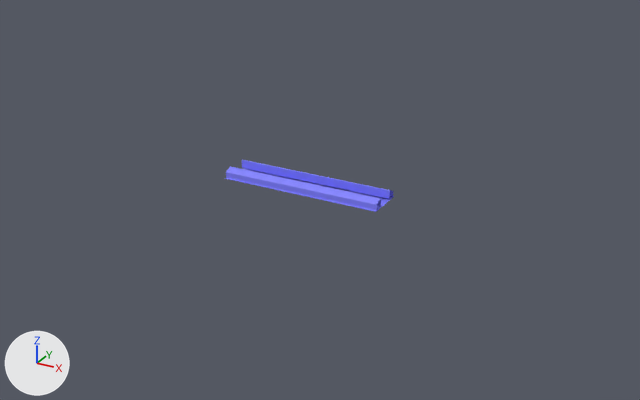
A saved change to the Blender file t/mjin2/Effects/l2_env_line.blend.
The view is the same before and after, from a 50 mm camera at (23.8, -41.8, 20.3) aimed at (0.1, 1.3, -1.3). The lights are fixed; the arrows at lower left show +X, +Y and +Z.

The scene before the commit, as lines of its bpy script (objects in view):
```python
me_lowpoly_001 = bpy.data.meshes.new('LowPoly.001')
me_lowpoly_001.from_pydata(...)  # 52 vertices, 25 faces; spans x -1.2..1.2, y -5.0..5.0, z 0.0..0.6
me_lowpoly_001.materials.append(mat_normalmap)  # picture img_normalmap
ob_lowpoly_001 = bpy.data.objects.new('LowPoly.001', me_lowpoly_001)
ob_lowpoly_001.location = (0.0, 0.0, 0.0)
ob_lowpoly_001.rotation_euler = (0.0, -6.283, 7.854)  # degrees (0, -360, 90)
```
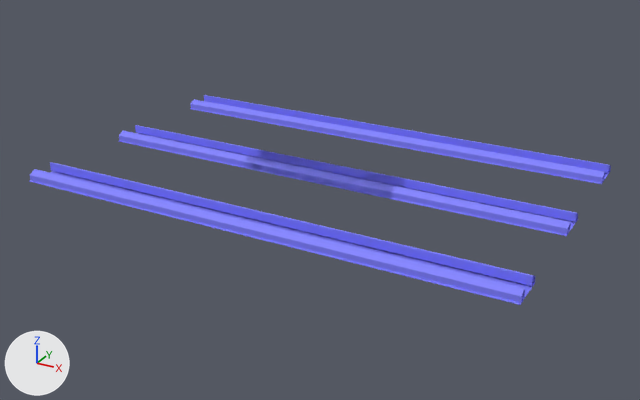
Changed parts and their boxes [x1, y1, x2, y2] in the pictures (640 x 400 px):
'LowPoly.009', added (blue)
    after: [324, 231, 536, 305]
'LowPoly.001', moved
    before: [225, 160, 394, 212]
    after: [244, 150, 405, 199]
'LowPoly.010', added (blue)
    after: [163, 193, 343, 256]
'LowPoly.003', added (blue)
    after: [391, 179, 578, 236]
'LowPoly.008', added (blue)
    after: [29, 162, 185, 215]
'LowPoly.006', added (blue)
    after: [443, 138, 611, 184]
'LowPoly.004', added (blue)
    after: [118, 125, 259, 168]
'LowPoly.007', added (blue)
    after: [307, 115, 454, 155]
'LowPoly.005', added (blue)
    after: [190, 95, 320, 131]
'LowPoly.002', added (blue)
    after: [244, 150, 404, 199]

The change in detail:
Mesh me_lowpoly_002 is new.
It is a copy of me_lowpoly_001.
Object 'LowPoly.001' (ob_lowpoly_001) moves from (0.0, 0.0, 0.0) to (0.0, 2.0, 0.0).
Object 'LowPoly.002' (ob_lowpoly_002) is new; it shows me_lowpoly_002.
Its location is (0.0, 2.0, 0.0).
Its rotation in degrees is (0, -360, 90).
Object 'LowPoly.003' (ob_lowpoly_003) is new; it shows me_lowpoly_002.
Its location is (10.0, 2.0, 0.0).
Its rotation in degrees is (0, -360, 90).
Object 'LowPoly.004' (ob_lowpoly_004) is new; it shows me_lowpoly_002.
Its location is (-10.0, 2.0, 0.0).
Its rotation in degrees is (0, -360, 90).
Object 'LowPoly.005' (ob_lowpoly_005) is new; it shows me_lowpoly_002.
Its location is (-10.0, 10.0, 0.0).
Its rotation in degrees is (0, -360, 90).
Object 'LowPoly.006' (ob_lowpoly_006) is new; it shows me_lowpoly_002.
Its location is (10.0, 10.0, 0.0).
Its rotation in degrees is (0, -360, 90).
Object 'LowPoly.007' (ob_lowpoly_007) is new; it shows me_lowpoly_002.
Its location is (0.0, 10.0, 0.0).
Its rotation in degrees is (0, -360, 90).
Object 'LowPoly.008' (ob_lowpoly_008) is new; it shows me_lowpoly_002.
Its location is (-10.0, -6.0, 0.0).
Its rotation in degrees is (0, -360, 90).
Object 'LowPoly.009' (ob_lowpoly_009) is new; it shows me_lowpoly_002.
Its location is (10.0, -6.0, 0.0).
Its rotation in degrees is (0, -360, 90).
Object 'LowPoly.010' (ob_lowpoly_010) is new; it shows me_lowpoly_002.
Its location is (0.0, -6.0, 0.0).
Its rotation in degrees is (0, -360, 90).
